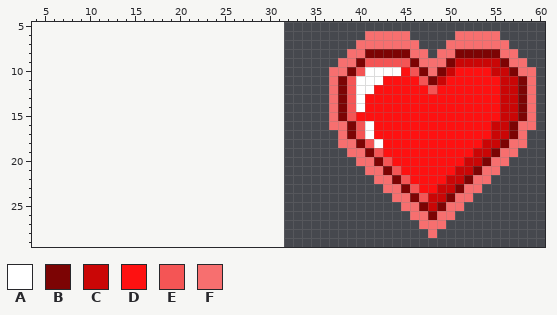
Two versions of one pixel-art sprite, resources/heart.png. This is how it looked before the edit.
The file is 32x32 pixels. Shown: x 4..60, y 5..29. The old version is drawn lined up with the new one, on the new canvas.
Palette (. is transparent): A #ffffff  B #7c0404  C #ca0606  D #fe1111  E #f45555  F #f76f6f
After the commit:
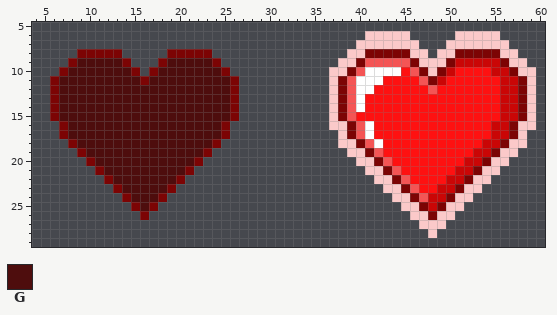
Colours new in this view: G #4e0d0d
Changes in this commit:
canvas 32x32 -> 64x32, the old top-left corner now at 32,0
colour F: #f76f6f -> #fbc9c9
y 8: x 9..13 ..... -> BBBBB; x 19..23 ..... -> BBBBB
y 9: x 8..14 ....... -> BGGGGGB; x 18..24 ....... -> BGGGGGB
y 10: x 7..15 ......... -> BGGGGGGGB; x 17..25 ......... -> BGGGGGGGB
y 11: x 6..26 ..................... -> BGGGGGGGGGBGGGGGGGGGB
y 12..15: x 6..26 ..................... -> BGGGGGGGGGGGGGGGGGGGB
y 16..17: x 7..25 ................... -> BGGGGGGGGGGGGGGGGGB
y 18: x 8..24 ................. -> BGGGGGGGGGGGGGGGB
y 19: x 9..23 ............... -> BGGGGGGGGGGGGGB
y 20: x 10..22 ............. -> BGGGGGGGGGGGB
y 21: x 11..21 ........... -> BGGGGGGGGGB
y 22: x 12..20 ......... -> BGGGGGGGB
y 23: x 13..19 ....... -> BGGGGGB
y 24: x 14..18 ..... -> BGGGB
y 25: x 15..17 ... -> BGB
y 26: x 16 . -> B
Changed places in both pictures, as pixel boxes (x1, y1, x2, y2):
changed: (329, 31, 536, 238)
added: (50, 49, 239, 220)
